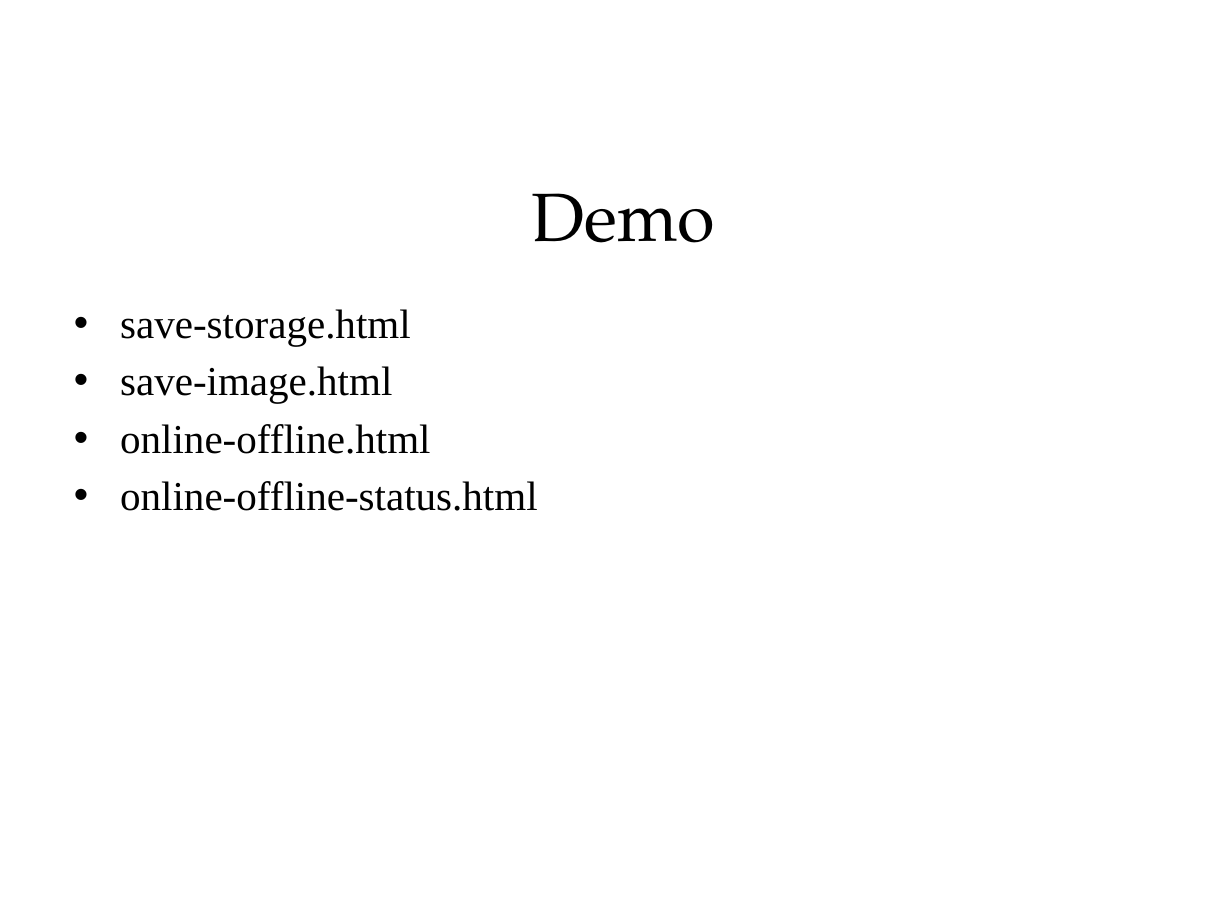
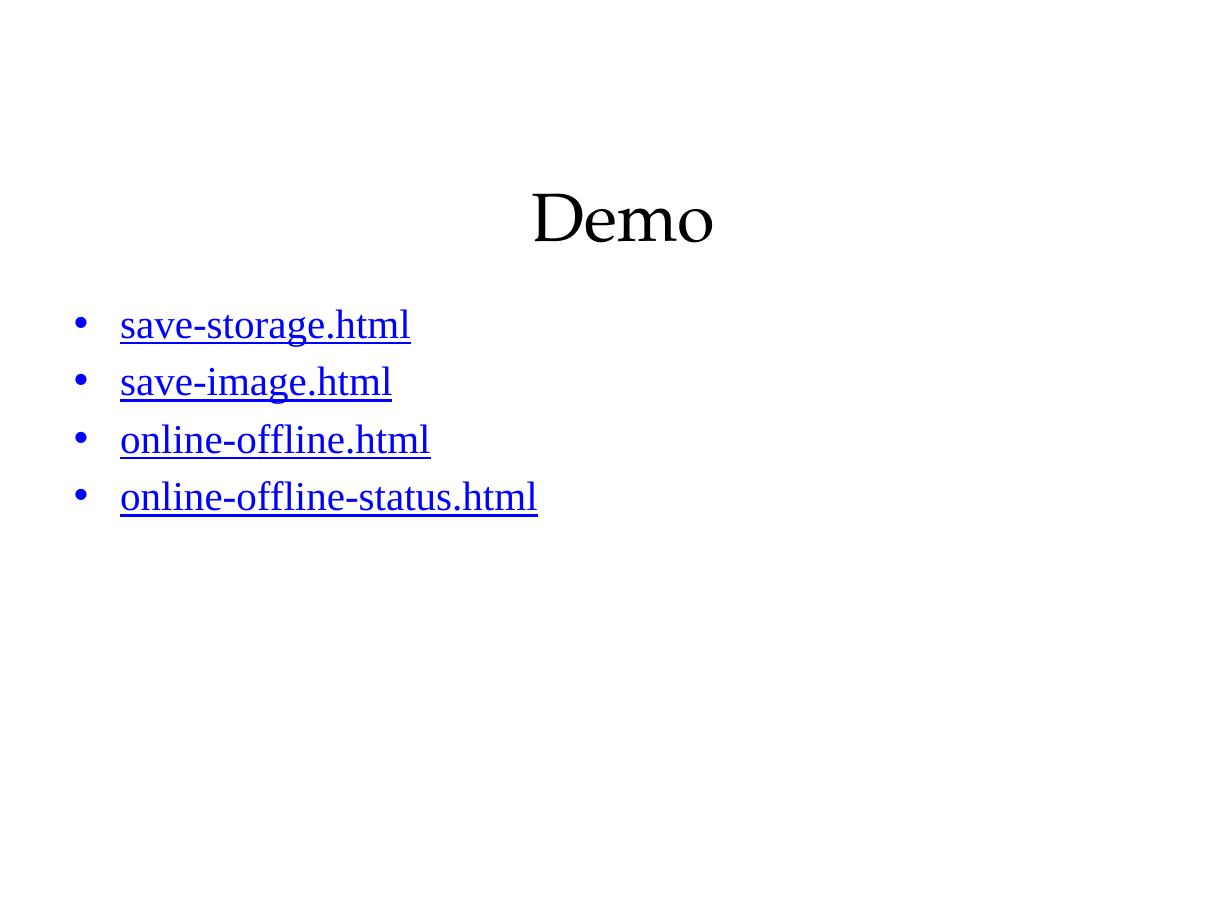
Before and after one commit to sonvq-qsoftvn/htmltraining, a slide deck: slide 23 of QSoftVietnam_SlideTemplate2014- Sonvq.pptx (slide 35 before the commit). Drawn at 1232x924 pixels with LibreOffice and Linux fonts; fonts in the diff are those of the drawing; background and template pictures are left out. Boxes give left, top, right and bottom in pixels: in the first picture for what was removed or moved away, otherwise in the second. Text is boxed around its words. In the diff, an @@ line names an element or a change of style, - is before the commit and + after.

```diff
--- a/QSoftVietnam_SlideTemplate2014- Sonvq.pptx
+++ b/QSoftVietnam_SlideTemplate2014- Sonvq.pptx
@@ text "save-storage.html" at (120, 309, 538, 517): text colour #000000 to #0000FF, underline on @@
```
Also in this commit, not shown: 22 other slides changed, 1 slide added, 13 slides removed, 1 other file.
